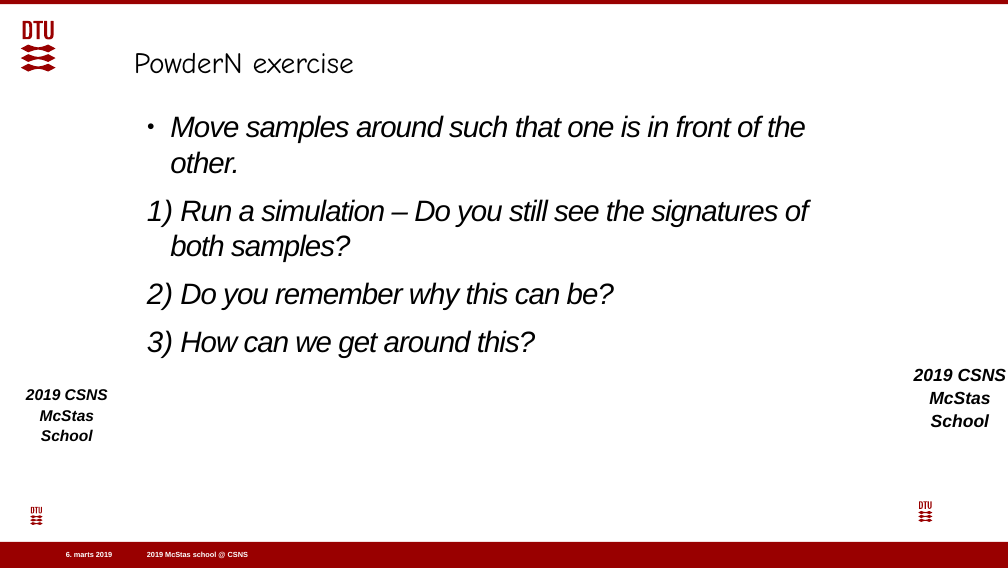
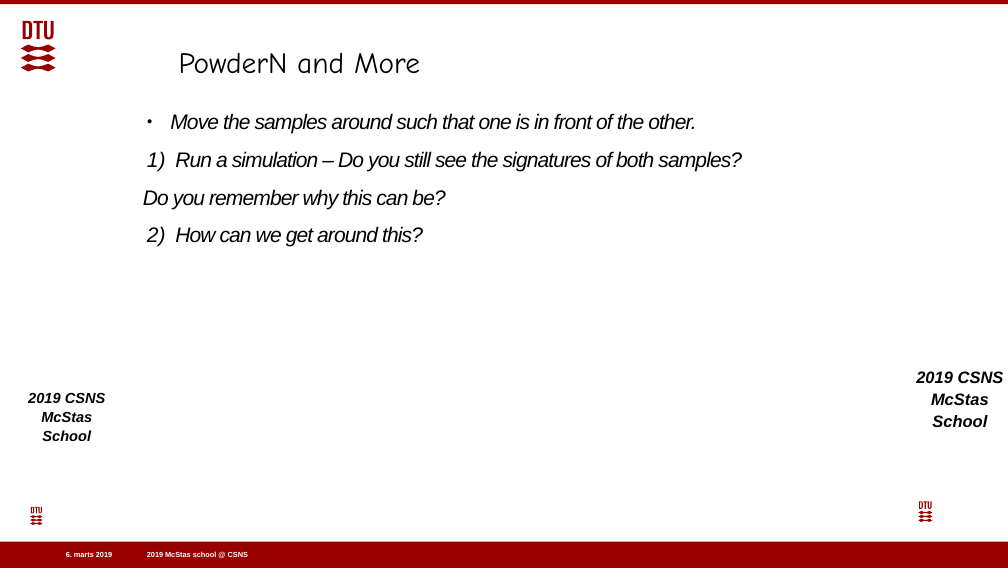
Before and after one commit to eddymaoui/Schools, a slide deck: slide 13 of CSNS_March_2019/3_Wednesday_March_27th/3_sample_and_keyword_exercise/3_sample_practical_powders_sx.pptx. Drawn at 1008x568 pixels with LibreOffice and Linux fonts; fonts in the diff are those of the drawing; background and template pictures are left out. Boxes give left, top, right and bottom in pixels: in the first picture for what was removed or moved away, otherwise in the second. Text is boxed around its words. In the diff, an @@ line names an element or a change of style, - is before the commit and + after.

Commit message:
update Laue and poweder exercise

```diff
--- a/CSNS_March_2019/3_Wednesday_March_27th/3_sample_and_keyword_exercise/3_sample_practical_powders_sx.pptx
+++ b/CSNS_March_2019/3_Wednesday_March_27th/3_sample_and_keyword_exercise/3_sample_practical_powders_sx.pptx
@@ text at (x1=179, y1=53, x2=420, y2=74): text changed @@
-PowderN exercise
+PowderN and More
@@ text at (x1=170, y1=113, x2=696, y2=133): text changed; size 28 to 20 pt @@
-● Move samples around such that one is in front of the other.
+● Move the samples around such that one is in front of the other.
@@ text at (x1=143, y1=151, x2=742, y2=247): size 28 to 20 pt in "Run a simulation – Do you still ...", "Do you remember why this can be?", "How can we get around this?"; bullet 1) to none @@
@@ text "2019 CSNS McStas School" at (x1=28, y1=393, x2=106, y2=441): size 14.8 to 13.9 pt @@
@@ text "2019 CSNS McStas School" at (x1=916, y1=371, x2=1004, y2=427): size 16.7 to 15.7 pt @@
```
Also in this commit, not shown: 14 other slides changed, 1 slide added, 2 other files.
